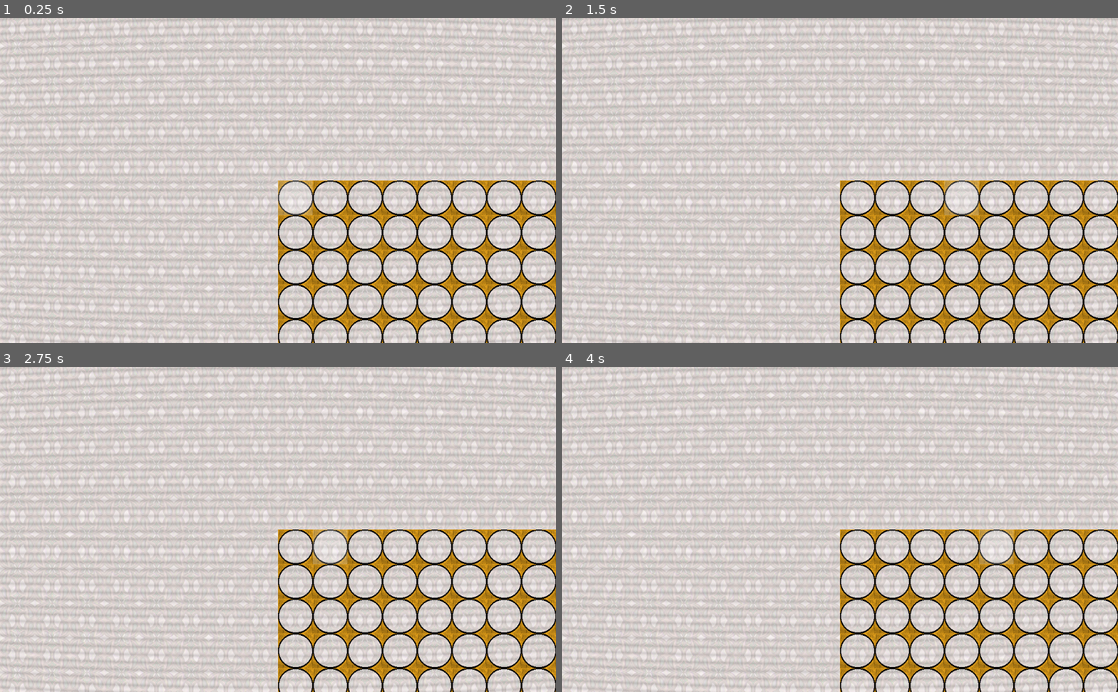
Above: before the commit, frames 1-4 (two rows, left to right).
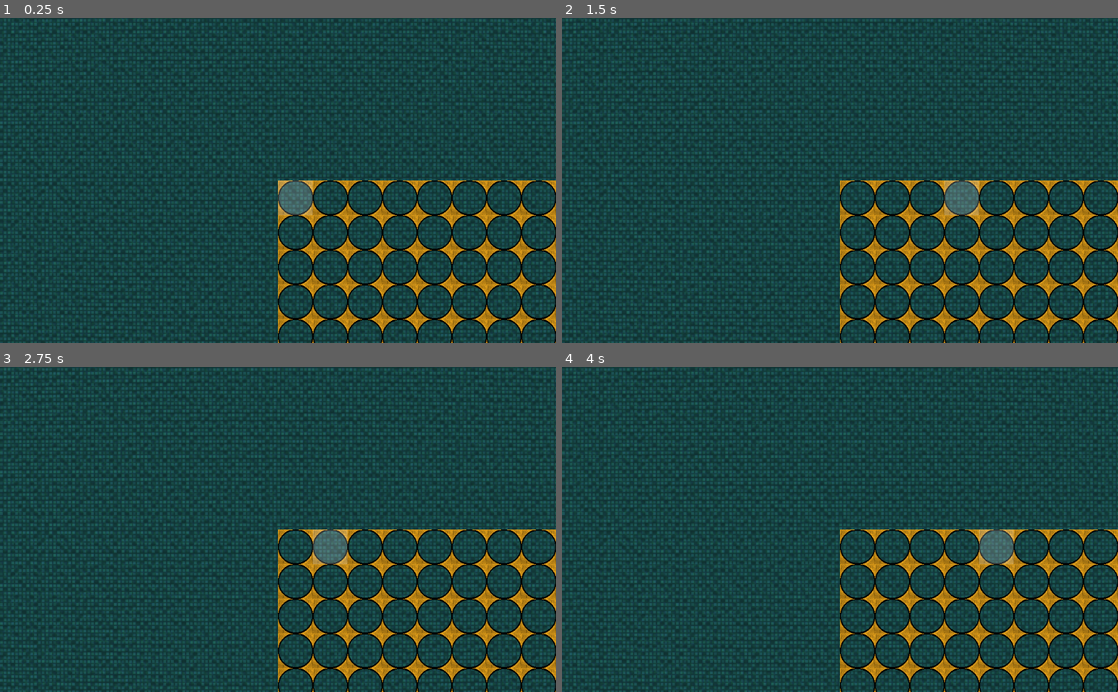
Above: after the commit, the same moments.

Repository: kybek/disconnect
Game: Godot game, scene res://src/world.tscn
The game is run twice, just before and just after one commit, with the same random seed, the same clock (stepped at 60 frames per second) and the same inputs. This scene is started directly instead of the project's main scene. The engine's default icon, where the game draws it, is replaced by a stand-in: a white triangle on a blue panel in a dark square.
Inputs (mouse positions are in pixels of both pictures, inside the frame that each line leads up to):
- Up to frame 1 (0.25 s): no input
- Up to frame 2 (1.5 s): tap Enter at 0.5 s; move the mouse to (962, 164) at 0.52 s; right-click (962, 164) at 0.6 s; click (962, 164) at 0.67 s; tap Space (ui_select) at 0.77, 1.25 s; move the mouse to (728, 196) at 1.27 s; right-click (728, 196) at 1.35 s; click (728, 196) at 1.42 s
- Up to frame 3 (2.75 s): tap Space (ui_select) at 1.52 s; tap Enter at 2 s; move the mouse to (333, 458) at 2.02 s; right-click (333, 458) at 2.1 s; click (333, 458) at 2.17 s
- Up to frame 4 (4 s): tap Space (ui_select) at 2.75, 3.02, 3.77 s; move the mouse to (812, 594) at 2.77 s; right-click (812, 594) at 2.85 s; click (812, 594) at 2.92 s; tap Enter at 3.5 s; move the mouse to (1006, 578) at 3.52 s; right-click (1006, 578) at 3.6 s; click (1006, 578) at 3.67 s

The runs differ from the first frame. In frame 1, 93% of the frame differs, in the area x 0-100%, y 0-100%; in frame 2, 93%; in frame 3, 93%; in frame 4, 93%.
Error in both runs: Trying to assign value of type 'HBoxContainer' to a variable of type 'Label'. (res://src/score.gd:95)

Commit message:
Changed background, added scrolling to tv lines shader

Diff:
--- a/project.godot
+++ b/project.godot
@@ -31,6 +31,10 @@
 custominput="res://src/custominput.gd"
 powers="*res://src/powers.gd"
 
+[display]
+
+window/size/resizable=false
+
 [rendering]
 
 environment/default_clear_color=Color( 0.0705882, 0.498039, 0.643137, 1 )
--- a/src/board.tscn
+++ b/src/board.tscn
@@ -8,4 +8,3 @@
 [node name="borders" type="Line2D" parent="."]
 width = 5.0
 default_color = Color( 0, 0, 0, 1 )
-texture_mode = 66
--- a/src/crt_scrolling.shader
+++ b/src/crt_scrolling.shader
@@ -3,7 +3,7 @@
 // https://pastebin.com/LtwNM3da
 
 uniform float scan_line_count : hint_range(0, 1080) = 50.0;
-uniform bool scrolling = false;
+uniform bool scrolling = true;
 uniform float scroll_speed : hint_range(0.1, 99.9) = 50.0;
 
 vec2 uv_curve(vec2 uv) {
--- a/src/world.tscn
+++ b/src/world.tscn
@@ -6,7 +6,7 @@
 [ext_resource path="res://assets/board_tile_2.png" type="Texture" id=4]
 [ext_resource path="res://src/highlight.shader" type="Shader" id=5]
 [ext_resource path="res://src/score.gd" type="Script" id=6]
-[ext_resource path="res://assets/background.png" type="Texture" id=7]
+[ext_resource path="res://assets/tile/tile_aqua.png" type="Texture" id=7]
 
 [sub_resource type="ShaderMaterial" id=1]
 shader = ExtResource( 1 )
@@ -17,7 +17,7 @@
 [sub_resource type="ShaderMaterial" id=2]
 shader = ExtResource( 1 )
 shader_param/scan_line_count = 50.0
-shader_param/scrolling = false
+shader_param/scrolling = true
 shader_param/scroll_speed = 50.0
 
 [sub_resource type="ShaderMaterial" id=3]
Not shown, added: assets/tile/License-BSD.txt
Not shown, added: assets/tile/License-CC-BY-3.0.txt
Not shown, added: assets/tile/License-MIT.txt
Not shown, added: assets/tile/License.txt
Binary file added: assets/tile/tile_aqua.png
Not shown, added: assets/tile/tile_aqua.png.import
